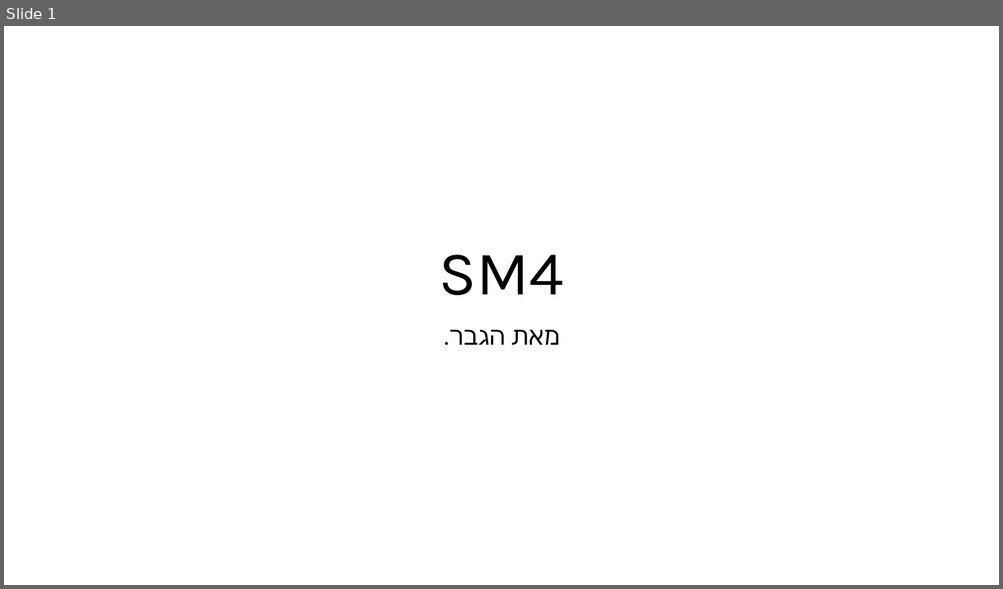
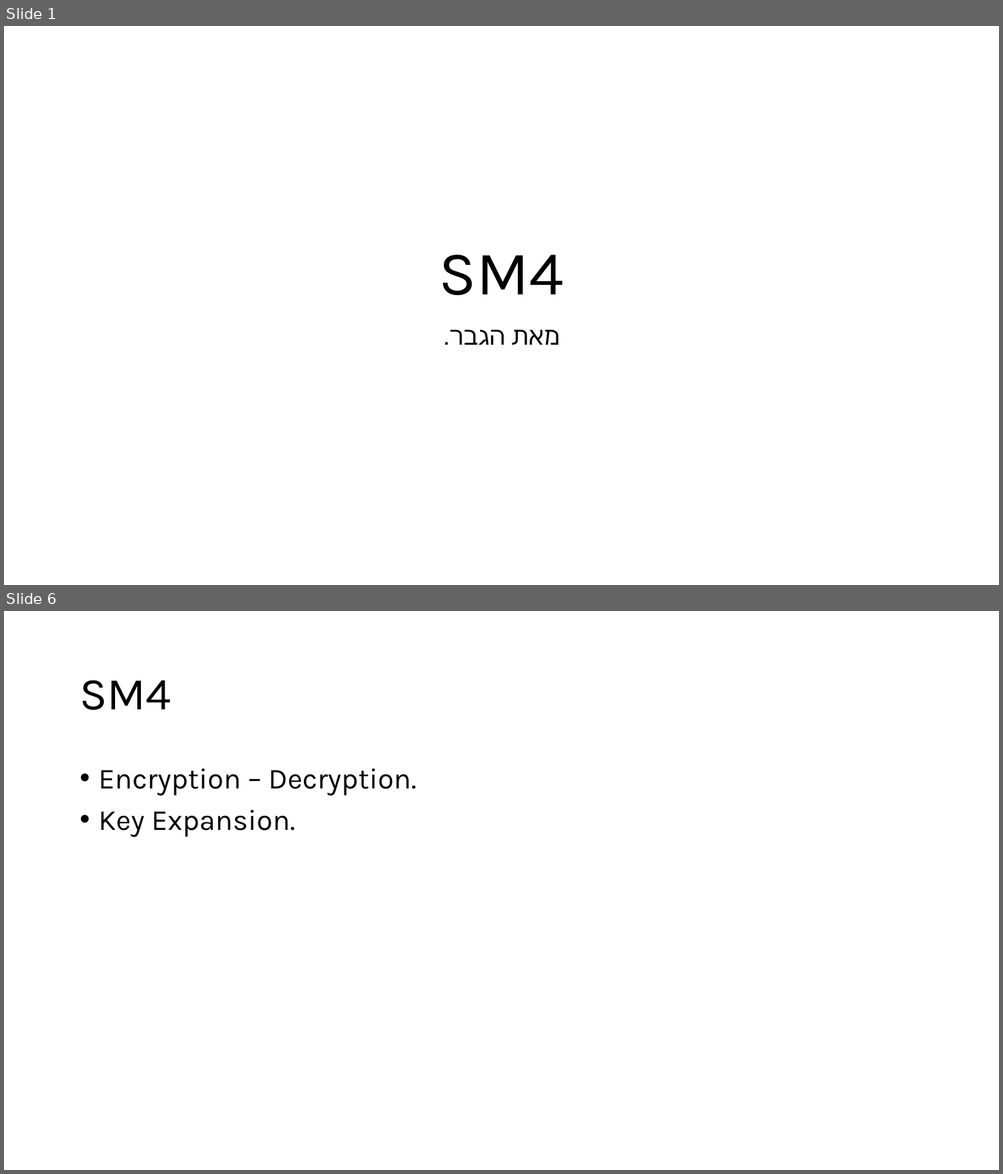
Before and after one commit to DorShabat/Cryptology-Project, a slide deck: SM4/SM4.pptx. Shown one above the other, each under a label of ours: slide 1 before the commit, slides 1 and 6 after it; the slides between them are not shown. The pictures are 1003x589 and 1003x1174 pixels, drawn with LibreOffice and Linux fonts; fonts in the diff are those of the drawing. Boxes give left, top, right and bottom in pixels: in the first picture for what was removed or moved away, otherwise in the second. Text is boxed around its words. In the diff, an @@ line names an element or a change of style, - is before the commit and + after.

```diff
--- a/SM4/SM4.pptx
+++ b/SM4/SM4.pptx
@@ slide 6 added at (4,611,999,1170), background #FFFFFF @@
@@ title added at (79,680,171,710), 44 pt, text #000000 @@
+SM4
@@ text added at (99,769,416,837), 28 pt, text #000000 @@
+• Encryption – Decryption.
+• Key Expansion.
```
Also in this commit, not shown: 1 slide changed, 6 other slides added, 4 slides removed, 3 other files.
